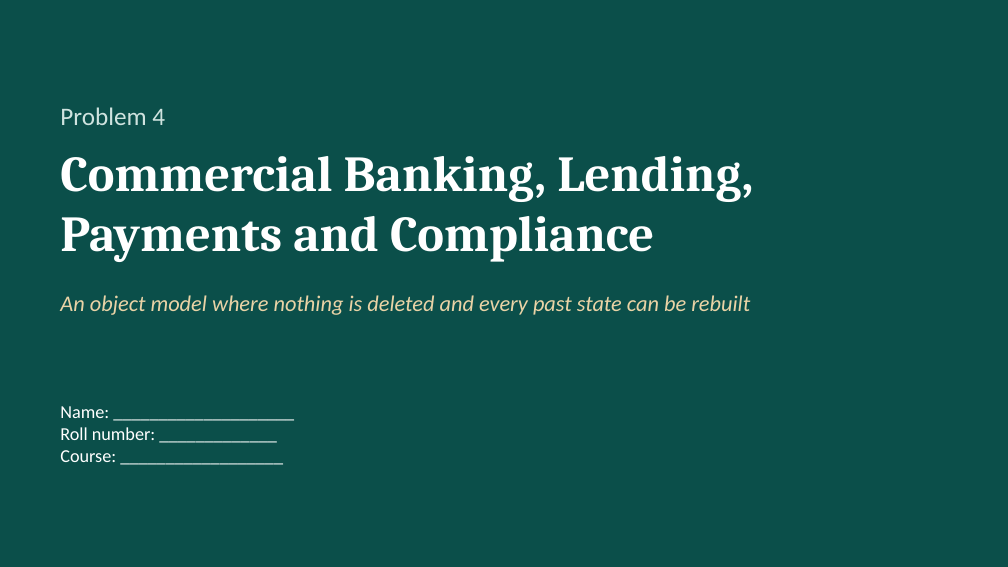
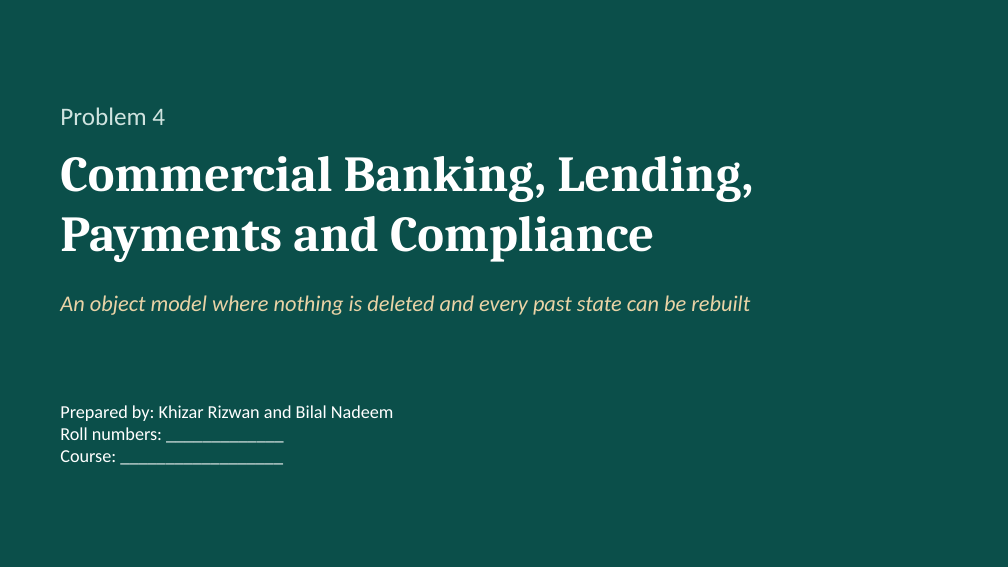
Before and after one commit to l255668-hash/commercial-banking, a slide deck: slide 1 of docs/Viva_Presentation.pptx. Drawn at 1008x567 pixels with LibreOffice and Linux fonts; fonts in the diff are those of the drawing. Boxes give left, top, right and bottom in pixels: in the first picture for what was removed or moved away, otherwise in the second. Text is boxed around its words. In the diff, an @@ line names an element or a change of style, - is before the commit and + after.

```diff
--- a/docs/Viva_Presentation.pptx
+++ b/docs/Viva_Presentation.pptx
@@ text at box(60, 405, 394, 440): text changed @@
-Name: ____________________
-Roll number: _____________
+Prepared by: Khizar Rizwan and Bilal Nadeem
+Roll numbers: _____________
```
Also in this commit, not shown: 8 other files.
